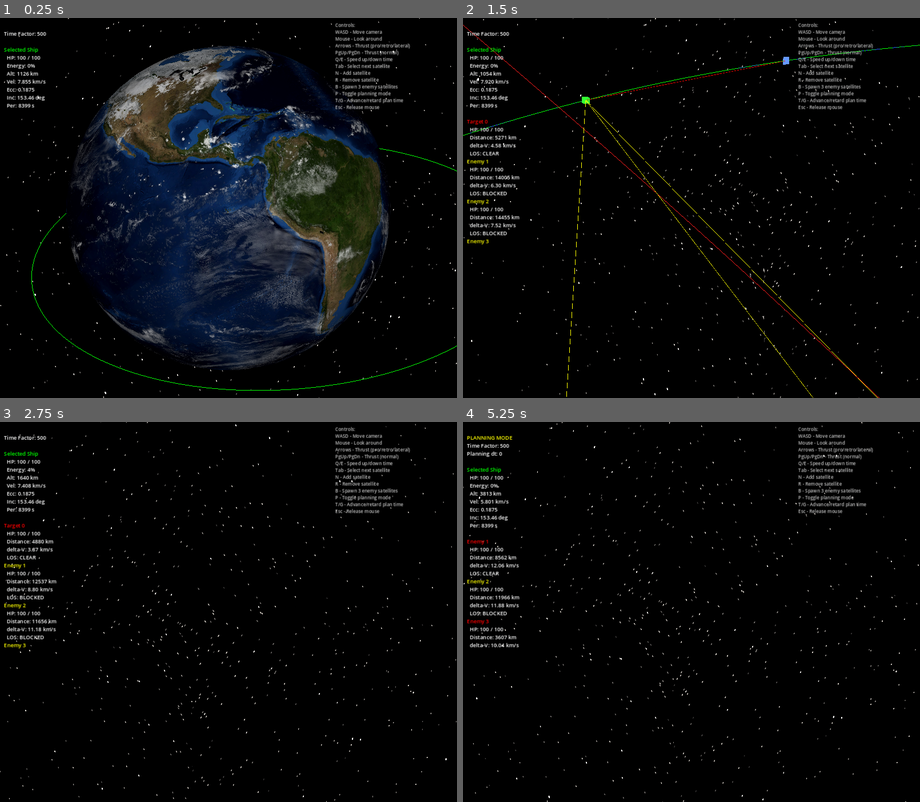
Above: before the commit, frames 1-4 (two rows, left to right).
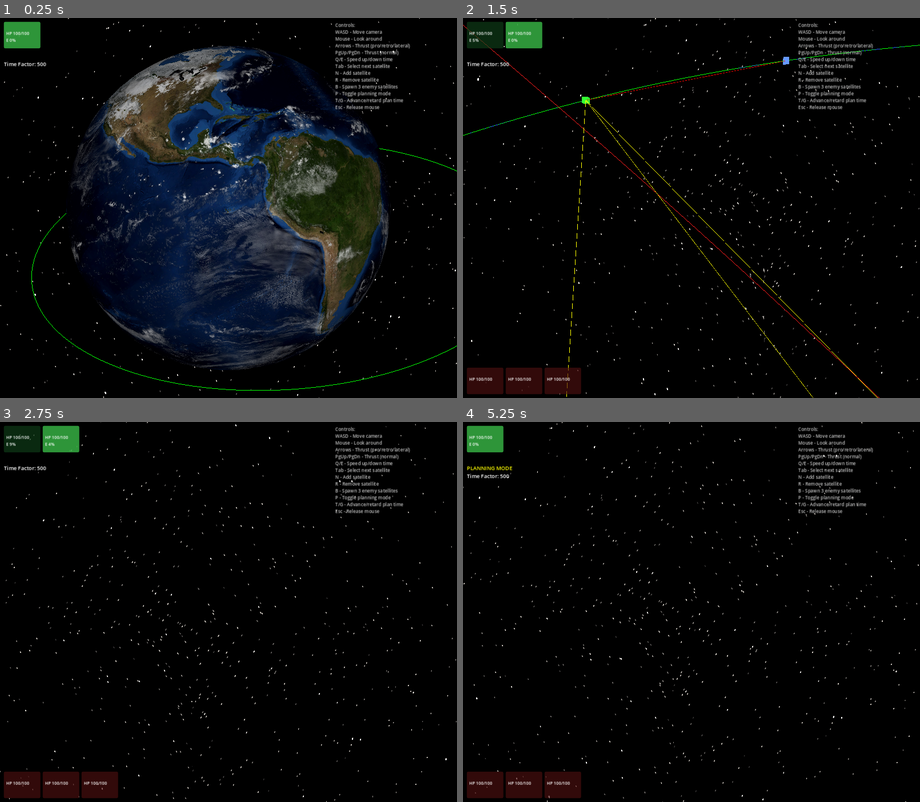
Above: after the commit, the same moments.

Repository: mellenburg/game
Game: Godot game, scene res://scenes/main.tscn
Same seed, same stepped clock (60 frames per second), same inputs: the game is played once before the commit and once after it.
Inputs (mouse positions are in pixels of both pictures, inside the frame that each line leads up to):
- Up to frame 1 (0.25 s): no input
- Up to frame 2 (1.5 s): tap Enter at 0.5 s; move the mouse to (714, 208) at 0.52 s; hold W (move_forward) from 0.53 s (still down); tap B (add_enemies) at 0.6 s; move the mouse to (668, 208) at 1.27 s; tap N (add_satellite) at 1.35 s
- Up to frame 3 (2.75 s): keep holding W (move_forward); move the mouse to (237, 604) at 2.02 s; hold T (planning_advance) from 2.03 s (still down)
- Up to frame 4 (5.25 s): keep holding W (move_forward); move the mouse to (686, 619) at 2.77 s; release T (planning_advance) at 2.78 s; tap one key every 0.75 s from 2.85 s: G (planning_retard) R (remove_satellite) Tab (select_next) P (toggle_planning); move the mouse to (723, 615) at 3.52 s; move the mouse to (654, 608) at 4.27 s; move the mouse to (696, 612) at 5.02 s

The runs differ from the first frame. In frame 1, 1.0% of the frame differs, in the area x 0-11%, y 0-24%; in frame 2, 4.2%; in frame 3, 4.2%, in the area x 0-26%, y 0-100%; in frame 4, 3.7%.

Commit message:
HUD: per-team roster strips, drop orbital readout
The selected-ship panel showed Alt/Vel/Ecc/Inc/Per/Distance for the
focused unit and the closest other; in tower-defense play the only
combat-relevant fields are HP, energy, and cooldown. Replace the
single-ship readout with two HBoxContainer rosters:

  - top-left: green-tinted boxes, one per player satellite
  - bottom-left: red-tinted boxes, one per enemy

Both grow rightward as units are added. The currently selected unit
gets a brighter tint of its team color so Tab cycling is still
visible. Boxes are reused across ticks (only allocated/freed when
the per-team count changes) and the StyleBoxFlat is mutated in place
on selection rather than reallocated, in line with the no-per-frame-
allocation rule. Orbital metadata stays on Satellite for future
on-demand drill-downs — only the display surface is trimmed.

InfoLabel keeps Time Factor + Planning Mode lines and is repositioned
just below the player roster so it doesn't clash.

Diff:
--- a/godot/scenes/main.tscn
+++ b/godot/scenes/main.tscn
@@ -66,12 +66,34 @@
 layout_mode = 1
 anchors_preset = 0
 offset_left = 10.0
-offset_top = 10.0
-offset_right = 350.0
-offset_bottom = 600.0
+offset_top = 90.0
+offset_right = 280.0
+offset_bottom = 150.0
 mouse_filter = 2
 bbcode_enabled = true
 scroll_active = false
+
+[node name="PlayerRoster" type="HBoxContainer" parent="CanvasLayer/HUD"]
+layout_mode = 1
+anchors_preset = 0
+offset_left = 10.0
+offset_top = 10.0
+offset_right = 1190.0
+offset_bottom = 80.0
+mouse_filter = 2
+theme_override_constants/separation = 6
+
+[node name="EnemyRoster" type="HBoxContainer" parent="CanvasLayer/HUD"]
+layout_mode = 1
+anchors_preset = 2
+anchor_top = 1.0
+anchor_bottom = 1.0
+offset_left = 10.0
+offset_top = -80.0
+offset_right = 1190.0
+offset_bottom = -10.0
+mouse_filter = 2
+theme_override_constants/separation = 6
 
 [node name="TargetContainer" type="Control" parent="CanvasLayer/HUD"]
 layout_mode = 1
--- a/godot/scripts/hud.gd
+++ b/godot/scripts/hud.gd
@@ -1,15 +1,29 @@
 class_name HUD
 extends Control
-## Orbital info readout + targeting lines. Throttles BBCode rebuilds to
-## ~10 Hz so the RichTextLabel parser isn't burning frame budget every
-## tick. Targeting lines are drawn directly via _draw().
+## Roster + targeting overlay. Player units render as green-tinted boxes
+## along the top-left, enemies as red-tinted boxes along the bottom-left,
+## both growing rightward. Each box surfaces only HP / energy / cooldown
+## — orbital metadata is intentionally hidden but still reachable on the
+## Satellite for future on-demand drill-downs.
+##
+## BBCode rebuilds throttle to ~10 Hz; per-frame allocations are avoided
+## by reusing PanelContainer children across ticks (we only add/remove
+## when the per-team count changes).
 
 const Satellite = preload("res://scripts/satellite.gd")
 const LosCheck = preload("res://scripts/los_check.gd")
 
 const HUD_UPDATE_INTERVAL: float = 0.1  # seconds
 
+const PLAYER_BG := Color(0.06, 0.25, 0.10, 0.65)
+const PLAYER_BG_SEL := Color(0.20, 0.65, 0.25, 0.90)
+const ENEMY_BG := Color(0.30, 0.06, 0.06, 0.65)
+const ENEMY_BG_SEL := Color(0.85, 0.20, 0.20, 0.90)
+const BOX_MIN_SIZE := Vector2(96, 60)
+
 @onready var info_label: RichTextLabel = $InfoLabel as RichTextLabel
+@onready var player_roster: HBoxContainer = $PlayerRoster as HBoxContainer
+@onready var enemy_roster: HBoxContainer = $EnemyRoster as HBoxContainer
 @onready var target_container: Control = $TargetContainer as Control
 
 var _camera: Camera3D
@@ -22,36 +36,18 @@
 
 
 func update_hud(orbital_set: Node, planning_mode: bool, time_factor: int, dt: int) -> void:
-	if info_label == null:
-		return
 	var now := Time.get_ticks_msec() / 1000.0
 	if now - _last_text_update < HUD_UPDATE_INTERVAL:
 		return
 	_last_text_update = now
 
-	var satellites: Array = orbital_set.satellites
-	# In planning mode, satellites is planning_satellites and the active
-	# index is planning_selected — selected_ship indexes real_satellites
-	# and can disagree if the user has added/removed ships mid-plan.
-	var selected_idx: int = (
-		orbital_set.planning_selected if planning_mode
-		else orbital_set.selected_ship
-	)
-	if satellites.is_empty() or selected_idx < 0 or selected_idx >= satellites.size():
-		info_label.text = ""
+	_update_info_label(planning_mode, time_factor, dt)
+	_update_rosters(orbital_set, planning_mode)
+
+
+func _update_info_label(planning_mode: bool, time_factor: int, dt: int) -> void:
+	if info_label == null:
 		return
-
-	var selected: Satellite = satellites[selected_idx]
-	if not selected.alive:
-		info_label.text = "[color=red]Selected satellite is destroyed.[/color]"
-		return
-	if not selected.orbit_alive:
-		info_label.text = "[color=red]Selected satellite is dead.[/color]"
-		return
-
-	var main_pos: Vector3 = selected.orbit.r
-	var main_vel: Vector3 = selected.orbit.v
-
 	var lines := PackedStringArray()
 	lines.append("[font_size=14]")
 	if planning_mode:
@@ -59,47 +55,108 @@
 	lines.append("Time Factor: %d" % time_factor)
 	if planning_mode:
 		lines.append("Planning dt: %d" % dt)
-	lines.append("")
-	var team_label := "Enemy" if selected.team == Satellite.TEAM_ENEMY else "Selected Ship"
-	var team_color := "red" if selected.team == Satellite.TEAM_ENEMY else "green"
-	lines.append("[color=%s]%s[/color]" % [team_color, team_label])
-	lines.append("  HP: %.0f / %.0f" % [selected.hp, Satellite.MAX_HP])
-	if selected.weapon != null:
-		lines.append("  Energy: %d%%" % int(selected.weapon.energy * 100.0))
-		if selected.weapon.cooldown_remaining > 0.0:
-			lines.append(
-				"  [color=orange]Cooldown: %d s[/color]"
-				% int(ceil(selected.weapon.cooldown_remaining))
-			)
-	lines.append("  Alt: %.0f km" % (selected.orbit.norm_r - 6371.0))
-	lines.append("  Vel: %.3f km/s" % selected.orbit.norm_v)
-	lines.append("  Ecc: %.4f" % selected.orbit.ecc)
-	lines.append("  Inc: %.2f deg" % rad_to_deg(selected.orbit.inc))
-	if is_finite(selected.orbit.period):
-		lines.append("  Per: %.0f s" % selected.orbit.period)
-	lines.append("")
+	lines.append("[/font_size]")
+	info_label.text = "\n".join(lines)
+
+
+func _update_rosters(orbital_set: Node, planning_mode: bool) -> void:
+	if player_roster == null or enemy_roster == null:
+		return
+	var satellites: Array = orbital_set.satellites
+	var selected_idx: int = (
+		orbital_set.planning_selected if planning_mode
+		else orbital_set.selected_ship
+	)
+
+	var players: Array[Satellite] = []
+	var enemies: Array[Satellite] = []
+	var player_selected_in_roster: int = -1
+	var enemy_selected_in_roster: int = -1
 
 	for i in range(satellites.size()):
-		if i == selected_idx:
+		var sat: Satellite = satellites[i]
+		if not sat.alive:
 			continue
-		var other: Satellite = satellites[i]
-		if not other.orbit_alive or not other.alive:
-			continue
-		var other_pos: Vector3 = other.orbit.r
-		var other_vel: Vector3 = other.orbit.v
-		var distance := main_pos.distance_to(other_pos)
-		var rel_vel := main_vel.distance_to(other_vel)
-		var blocked := LosCheck.is_blocked(main_pos, other_pos)
-		var los_color := "yellow" if blocked else "red"
-		var label := "Enemy %d" if other.team == Satellite.TEAM_ENEMY else "Target %d"
-		lines.append("[color=%s]%s[/color]" % [los_color, label % i])
-		lines.append("  HP: %.0f / %.0f" % [other.hp, Satellite.MAX_HP])
-		lines.append("  Distance: %.0f km" % distance)
-		lines.append("  delta-V: %.2f km/s" % rel_vel)
-		lines.append("  LOS: %s" % ("BLOCKED" if blocked else "CLEAR"))
+		if sat.team == Satellite.TEAM_ENEMY:
+			if i == selected_idx:
+				enemy_selected_in_roster = enemies.size()
+			enemies.append(sat)
+		else:
+			if i == selected_idx:
+				player_selected_in_roster = players.size()
+			players.append(sat)
 
+	_render_roster(player_roster, players, player_selected_in_roster, false)
+	_render_roster(enemy_roster, enemies, enemy_selected_in_roster, true)
+
+
+func _render_roster(
+	roster: HBoxContainer,
+	sats: Array[Satellite],
+	selected: int,
+	is_enemy: bool
+) -> void:
+	while roster.get_child_count() < sats.size():
+		roster.add_child(_make_box())
+	while roster.get_child_count() > sats.size():
+		var stale := roster.get_child(roster.get_child_count() - 1)
+		roster.remove_child(stale)
+		stale.queue_free()
+	for i in range(sats.size()):
+		var box := roster.get_child(i) as PanelContainer
+		_update_box(box, sats[i], i == selected, is_enemy)
+
+
+func _make_box() -> PanelContainer:
+	var box := PanelContainer.new()
+	box.custom_minimum_size = BOX_MIN_SIZE
+	box.mouse_filter = Control.MOUSE_FILTER_IGNORE
+	# Per-box StyleBoxFlat so we can mutate bg_color in place rather than
+	# reallocating on every selection change.
+	var sb := StyleBoxFlat.new()
+	sb.bg_color = PLAYER_BG
+	sb.set_corner_radius_all(4)
+	sb.content_margin_left = 6
+	sb.content_margin_right = 6
+	sb.content_margin_top = 4
+	sb.content_margin_bottom = 4
+	box.add_theme_stylebox_override("panel", sb)
+	var label := RichTextLabel.new()
+	label.bbcode_enabled = true
+	label.scroll_active = false
+	label.fit_content = true
+	label.mouse_filter = Control.MOUSE_FILTER_IGNORE
+	box.add_child(label)
+	return box
+
+
+func _update_box(
+	box: PanelContainer,
+	sat: Satellite,
+	is_selected: bool,
+	is_enemy: bool
+) -> void:
+	var sb := box.get_theme_stylebox("panel") as StyleBoxFlat
+	if sb != null:
+		if is_enemy:
+			sb.bg_color = ENEMY_BG_SEL if is_selected else ENEMY_BG
+		else:
+			sb.bg_color = PLAYER_BG_SEL if is_selected else PLAYER_BG
+	var label := box.get_child(0) as RichTextLabel
+	if label == null:
+		return
+	var lines := PackedStringArray()
+	lines.append("[font_size=11]")
+	lines.append("HP %d/%d" % [int(sat.hp), int(Satellite.MAX_HP)])
+	if sat.weapon != null:
+		lines.append("E %d%%" % int(sat.weapon.energy * 100.0))
+		if sat.weapon.cooldown_remaining > 0.0:
+			lines.append(
+				"[color=orange]CD %ds[/color]"
+				% int(ceil(sat.weapon.cooldown_remaining))
+			)
 	lines.append("[/font_size]")
-	info_label.text = "\n".join(lines)
+	label.text = "\n".join(lines)
 
 
 func draw_target_lines(orbital_set: Node, cam: Camera3D) -> void:
